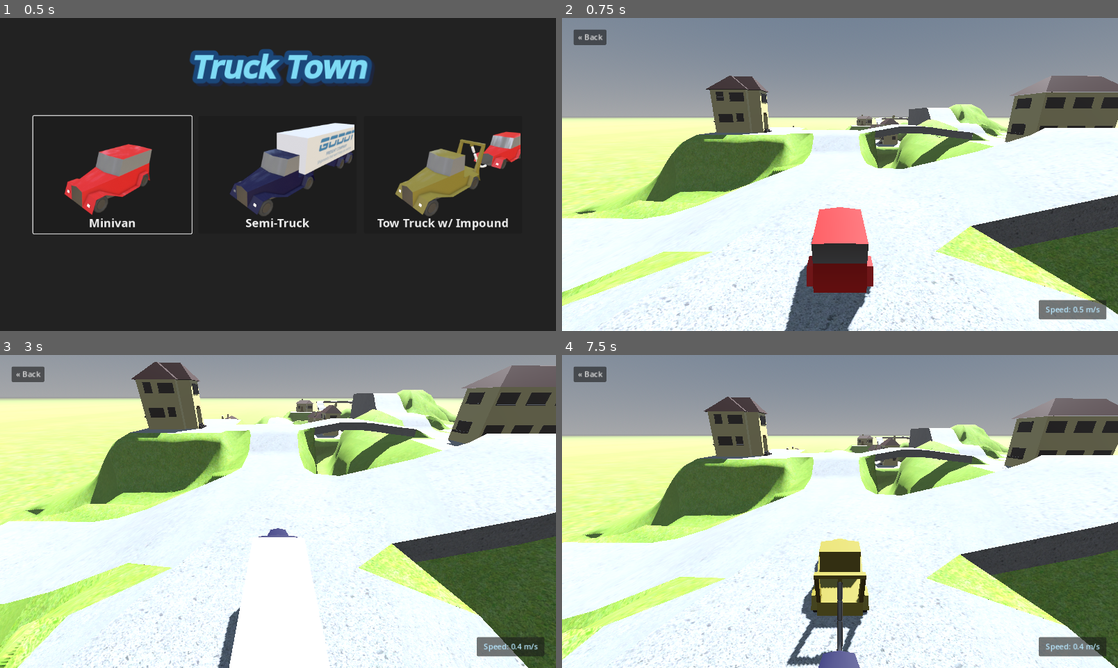
Above: before the commit, frames 1-4 (two rows, left to right).
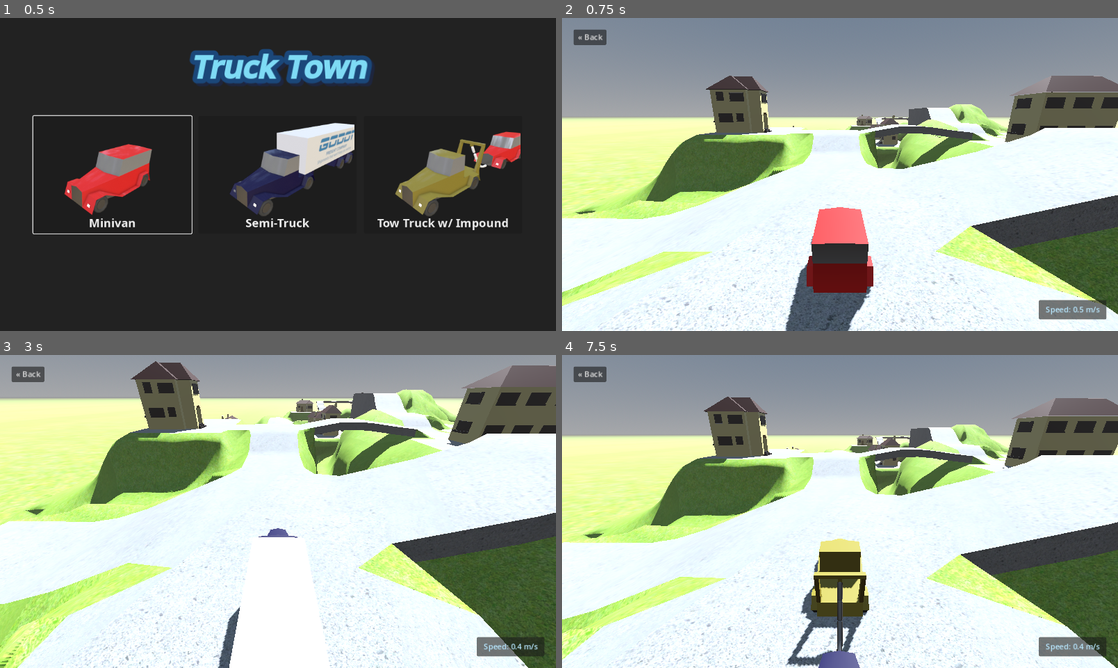
Above: after the commit, the same moments.

Repository: cyberokasha-dev/Nottingham-city
Game: Godot game, scene res://car_select/car_select.tscn
The game is run twice, just before and just after one commit, with the same random seed, the same clock (stepped at 60 frames per second) and the same inputs.
Inputs (mouse positions are in pixels of both pictures, inside the frame that each line leads up to):
- Up to frame 1 (0.5 s): no input
- Up to frame 2 (0.75 s): click (673, 174) at 0.5 s
- Up to frame 3 (3 s): hold D (turn_right) 1.28-2.03 s; hold C (cycle_camera) 1.28-2.03 s; hold Escape (back) 2.03-2.75 s; tap C (cycle_camera) at 2.1 s; click (278, 511) at 2.75 s
- Up to frame 4 (7.5 s): hold D (turn_right) 3.53-4.28 s; hold C (cycle_camera) 3.53-4.28 s; hold W (accelerate) 4.28-5.03 s; tap C (cycle_camera) at 4.35, 5.85 s; hold C (cycle_camera) 5.03-5.78 s; hold A (turn_left) 5.03-6.53 s; hold Escape (back) 6.53-7.25 s; hold C (cycle_camera) 6.53-7.25 s; click (1006, 511) at 7.25 s

Frame 1 is identical in both runs. In frame 2, 0.3% of the frame differs, in the area x 1-100%, y 18-100%; in frame 3, 0.2%; in frame 4, 0.6%, in the area x 0-100%, y 13-100%.

Commit message:
Add tested browser export and GitHub Actions Pages publishing

Diff:
--- a/project.godot
+++ b/project.godot
@@ -156,6 +156,7 @@
 
 textures/vram_compression/import_etc2_astc=true
 lights_and_shadows/directional_shadow/size=8192
+lights_and_shadows/directional_shadow/size.web=2048
 lights_and_shadows/directional_shadow/soft_shadow_filter_quality=3
 lights_and_shadows/directional_shadow/soft_shadow_filter_quality.mobile=1
 textures/default_filters/anisotropic_filtering_level=4
--- /dev/null
+++ b/tests/smoke.gd
@@ -0,0 +1,24 @@
+extends SceneTree
+
+func _initialize():
+    call_deferred("check_demo")
+
+func check_demo():
+    var menu = load("res://car_select/car_select.tscn").instantiate()
+    root.add_child(menu)
+    await process_frame
+    for choice in ["_on_mini_van_pressed", "_on_tow_truck_pressed", "_on_trailer_truck_pressed"]:
+        menu.call(choice)
+        for i in range(30):
+            await physics_frame
+        if not is_instance_valid(menu.town):
+            push_error("Vehicle did not load: " + choice)
+            quit(1)
+            return
+        menu._on_back_pressed()
+        menu.town = null
+        await process_frame
+    menu.queue_free()
+    await process_frame
+    print("SMOKE_OK: all three vehicles load, simulate and return to selection")
+    quit()
--- a/vehicles/follow_camera.gd
+++ b/vehicles/follow_camera.gd
@@ -24,7 +24,7 @@
 var desired_fov := fov
 
 # Position on the last physics frame (used to measure speed).
-var previous_position := global_position
+@onready var previous_position := global_position
 
 enum CameraType {
 	EXTERIOR,
Not shown, added: export_presets.cfg
Not shown, added: .github/workflows/web.yml
Not shown, changed: .gitignore
Not shown, changed: README.md
